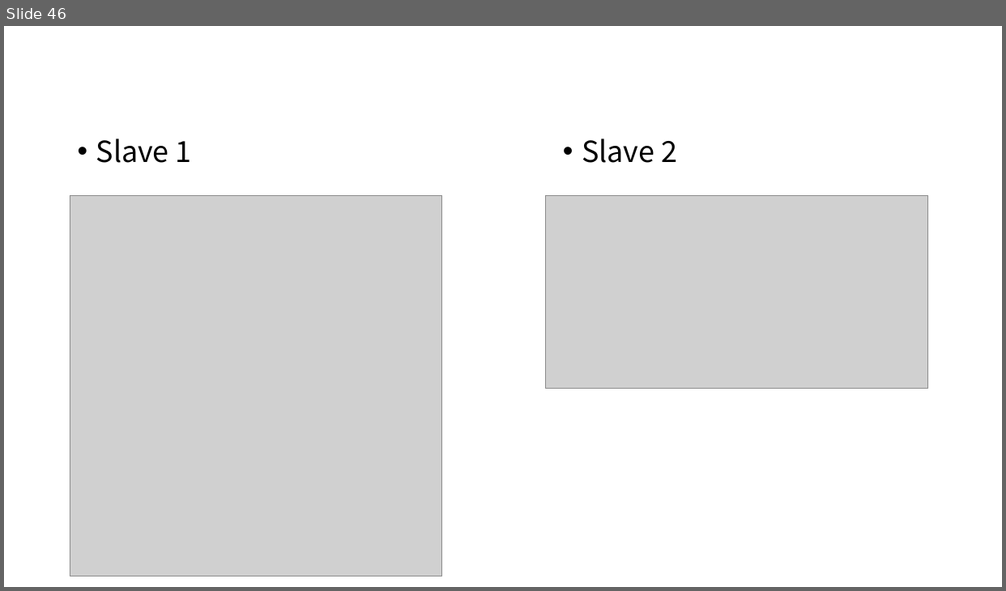
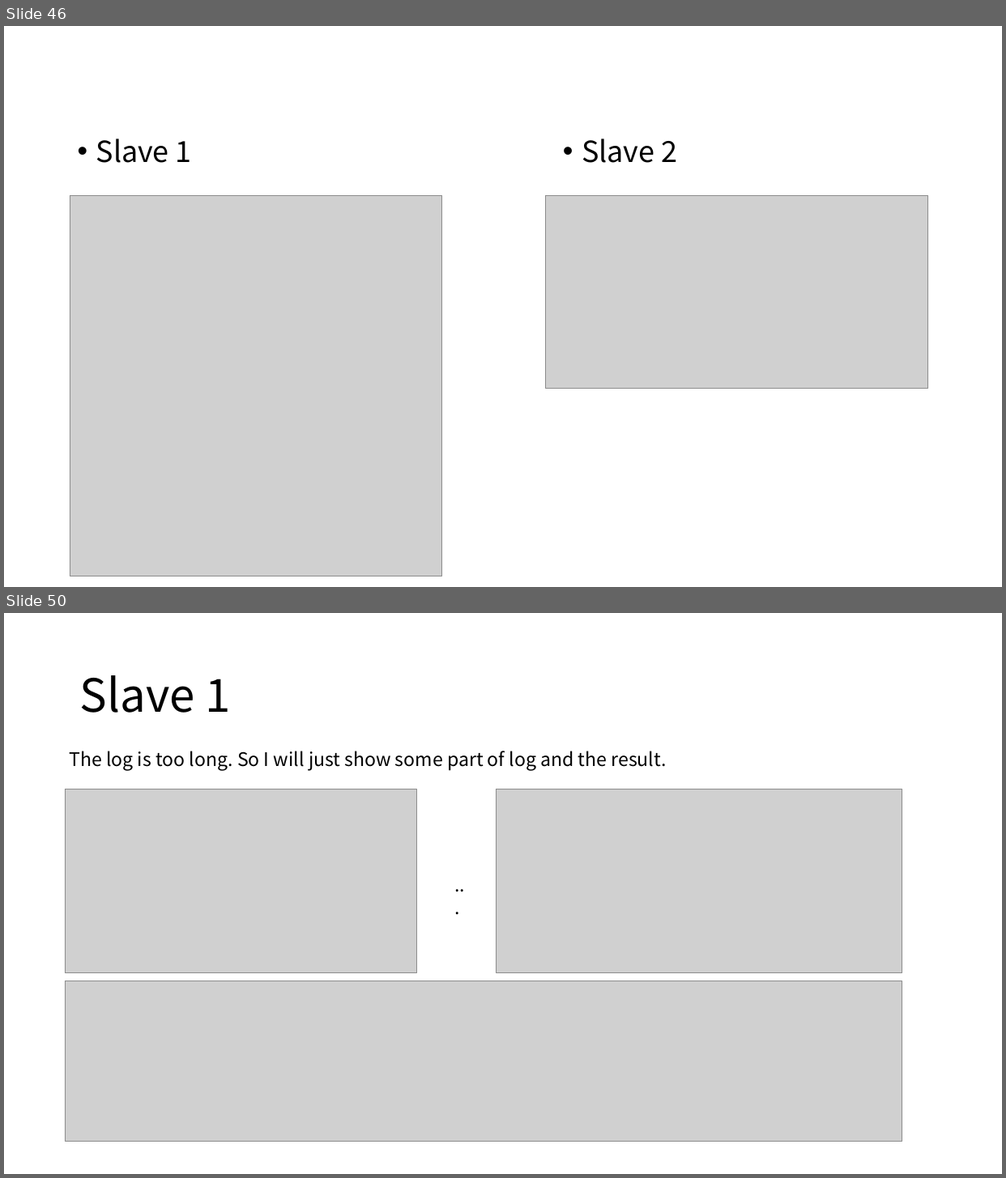
Before and after one commit to Eyebrowmoon/CS490, a slide deck: project.pptx. Shown one above the other, each under a label of ours: slide 46 before the commit, slides 46 and 50 after it; the slides between them are not shown. The pictures are 1006x591 and 1006x1178 pixels, drawn with LibreOffice and Linux fonts; fonts in the diff are those of the drawing; grey boxes stand for pictures. Boxes give left, top, right and bottom in pixels: in the first picture for what was removed or moved away, otherwise in the second. Text is boxed around its words. In the diff, an @@ line names an element or a change of style, - is before the commit and + after.

Commit message:
Milestone 2 (Added Experiment result)

```diff
--- a/project.pptx
+++ b/project.pptx
@@ slide 50 added at (4,613,1002,1174), background #FFFFFF @@
@@ title added at (80,675,231,713), 44 pt, text #000000 @@
+Slave 1
@@ text added at (69,751,667,771), 18 pt, text #000000 @@
+The log is too long. So I will just show some part of log and the result.
@@ picture added at (65,790,416,973) @@
@@ picture added at (496,790,902,973) @@
@@ text added at (447,870,475,900), 18 pt, text #000000 @@
+...
@@ picture added at (65,982,902,1142) @@
```
Also in this commit, not shown: 1 slide changed, 4 other slides added, 1 other file.
